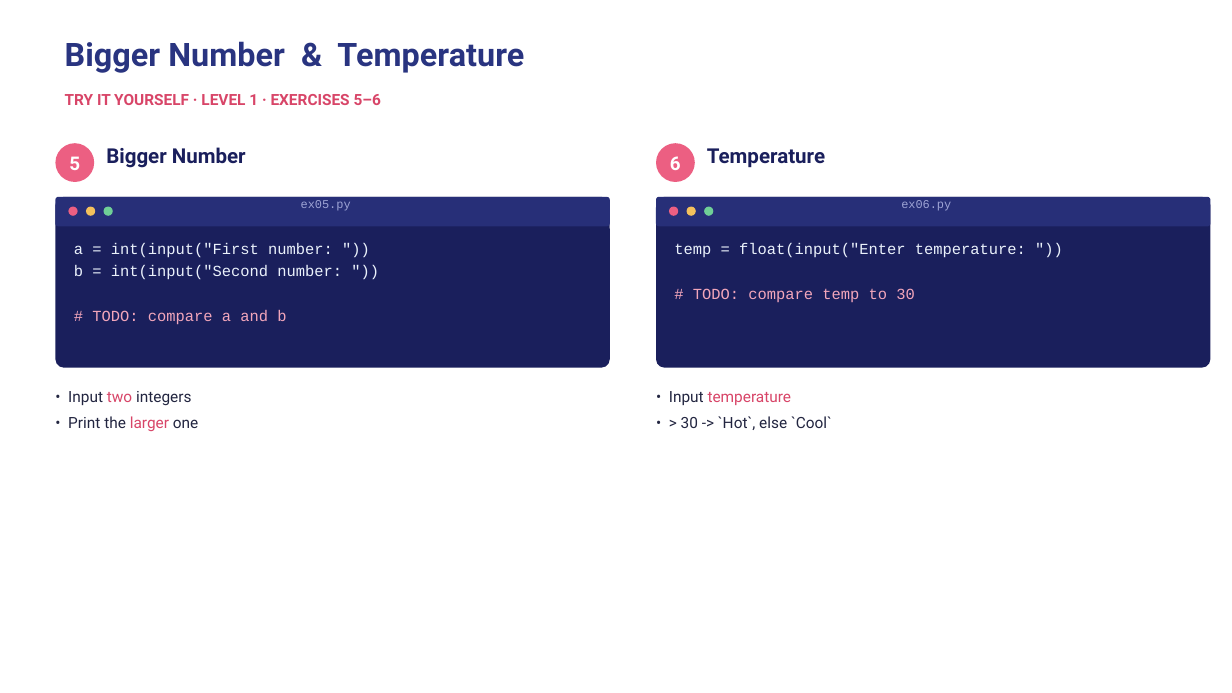
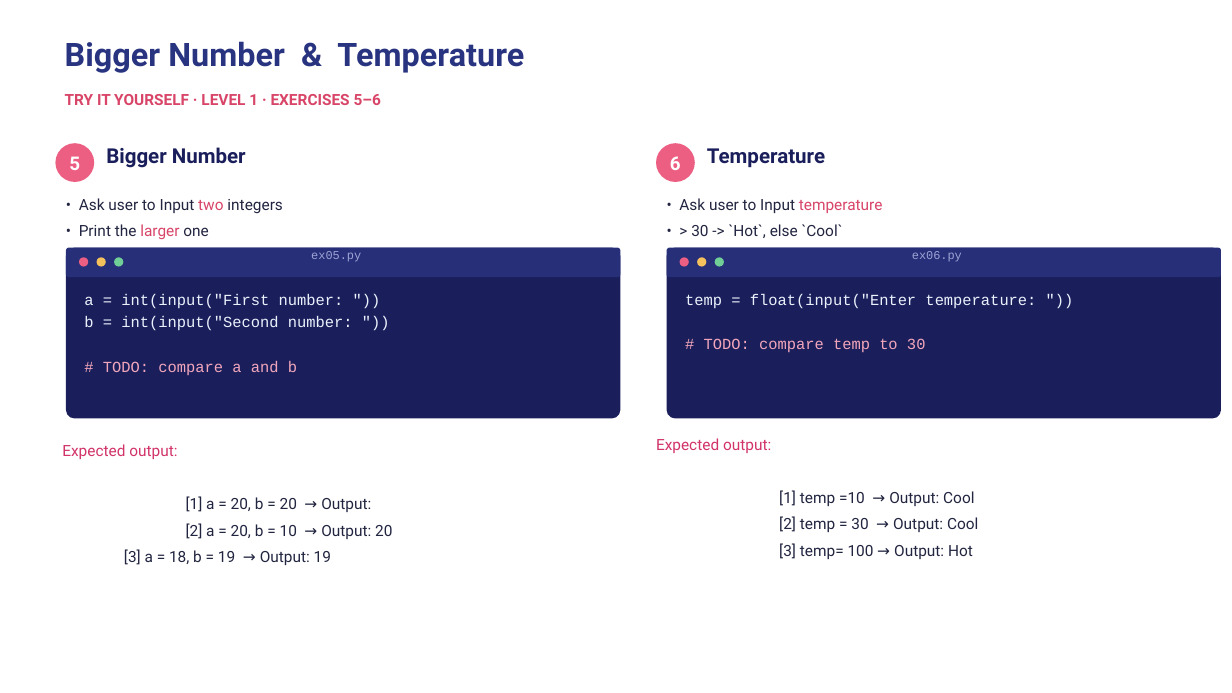
Before and after one commit to wg-training/wg-python-for-data-science-fundamental, a slide deck: slide 24 of slides/06 - Python Control Flows - Conditional Statement.pptx (slide 21 before the commit). Drawn at 1232x693 pixels with LibreOffice and Linux fonts; fonts in the diff are those of the drawing. Boxes give left, top, right and bottom in pixels: in the first picture for what was removed or moved away, otherwise in the second. Text is boxed around its words. In the diff, an @@ line names an element or a change of style, - is before the commit and + after.

```diff
--- a/slides/06 - Python Control Flows - Conditional Statement.pptx
+++ b/slides/06 - Python Control Flows - Conditional Statement.pptx
@@ text "• Ask user to Input ...": place and size @@
-text "• Ask user to Input ..." at (68,391,198,431)
+text "• Ask user to Input ..." at (79,198,282,239)
@@ text at (79,198,282,213): text changed @@
-• Input two integers
+• Ask user to Input two integers
@@ text "• Ask user to Input ...": place and size @@
-text "• Ask user to Input ..." at (669,391,832,430)
+text "• Ask user to Input ..." at (679,198,883,238)
@@ text at (679,198,883,213): text changed; text colour #D84568 to #222540 @@
-• Input temperature
+• Ask user to Input temperature
@@ 6 ellipses, 4 texts, 4 rounded rectangles: place and size @@
-6 ellipses, 4 texts, 4 rounded rectangles at (55,197,1211,368)
+6 ellipses, 4 texts, 4 rounded rectangles at (67,248,1221,419)
@@ text added at (62,444,392,565), 9 pt, text #222540 @@
+Expected output:
+[1] a = 20, b = 20 → Output:
+[2] a = 20, b = 10 → Output: 20
+[3] a = 18, b = 19 → Output: 19
@@ text added at (656,438,978,559), 9 pt, text #222540 @@
+Expected output:
+[1] temp =10 → Output: Cool
+[2] temp = 30 → Output: Cool
+[3] temp= 100 → Output: Hot
```
Also in this commit, not shown: 10 other slides changed, 9 slides added, 2 other files.
